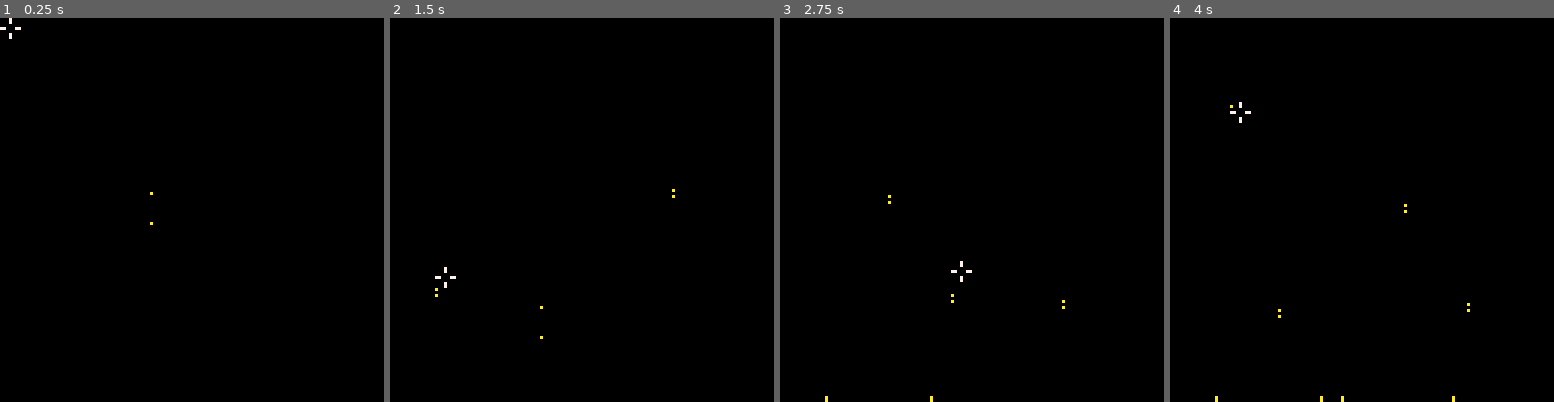
Above: before the commit, frames 1-4 (left to right).
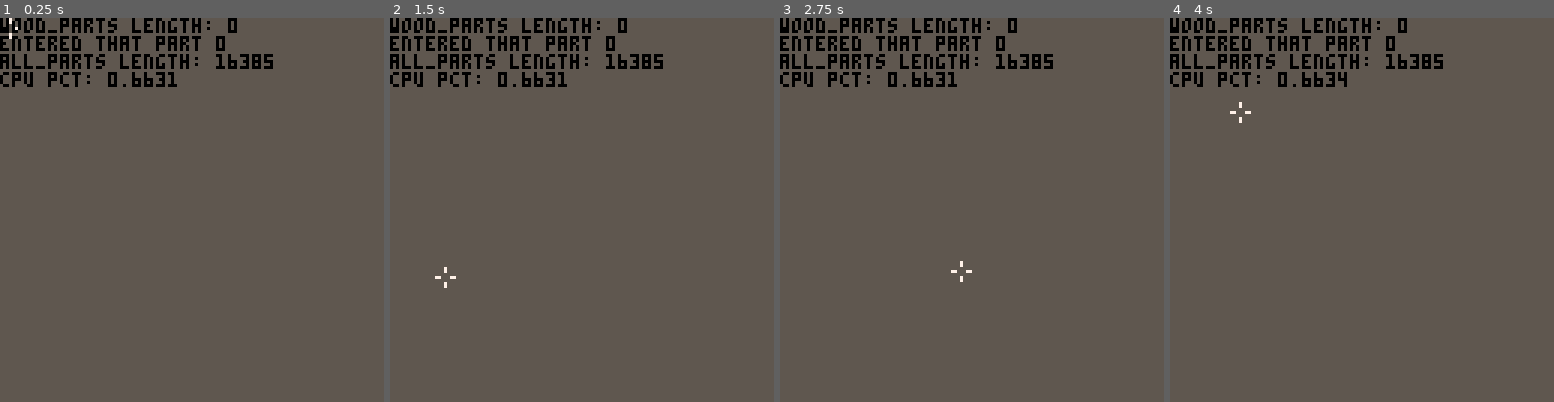
Above: after the commit, the same moments.

Repository: frojo/pico8
Game: PICO-8 cartridge carts/sand.p8
Two runs of this game, one before a commit and one after it. Both use one fixed random seed, a clock stepped at 60 frames per second and the inputs below.
Inputs (mouse positions are in pixels of both pictures, inside the frame that each line leads up to):
- Up to frame 1 (0.25 s): no input
- Up to frame 2 (1.5 s): click (670, 121) at 0.67 s; click (436, 267) at 1.22 s
- Up to frame 3 (2.75 s): click (887, 114) at 1.77 s; click (952, 259) at 2.32 s
- Up to frame 4 (4 s): click (1404, 106) at 2.87 s; click (1465, 256) at 3.42 s; click (1231, 102) at 3.97 s

The runs differ from the first frame. In frame 1, 96% of the frame differs, in the area x 0-100%, y 0-100%; in frame 2, 96%; in frame 3, 96%; in frame 4, 96%.

Commit message:
hell hath broken loose on this sim

Diff:
--- a/carts/sand.p8
+++ b/carts/sand.p8
@@ -2,30 +2,37 @@
 version 16
 __lua__
 
--- based of the gdc tech talk for noita
+-- inspired by the gdc tech talk for noita
 
 debug = true
+debug_check = 0
 
 sand_parts = {}
+wood_parts = {}
+fire_parts = {}
+
+all_parts = {}
 
 sand_col = 10
+wood_col = 4
+fire_col = 8
+bg_col =  0
+
+
 
 function _init()
-
   if debug then
     poke(0x5f2d, 1)
   end
 
+  total_rez = 128 * 128
 
-  test_sand = {}
-  test_sand.x = 50
-  test_sand.y = 50
-  add(sand_parts, test_sand)
-
-  test_sand2 = {}
-  test_sand2.x = 50
-  test_sand2.y = 60
-  add(sand_parts, test_sand2)
+  for i=0,total_rez do
+    part = {}
+    part.x = i % 128
+    part.y = i / 128
+    add(all_parts, part)
+  end
 
 end
 
@@ -33,36 +40,119 @@
 
   if debug then
     if stat(34) == 1 then
-      part = {}
-      part.x = stat(32)
-      part.y = stat(33)
-      add(sand_parts, part)
+      -- part = {}
+      -- part.x = stat(32)
+      -- part.y = stat(33)
+      -- add(sand_parts, part)
+
+      part = new_fire_part(stat(32), stat(33))
+      add(fire_parts, part)
+    elseif stat(34) == 2 then
+      part = new_wood_part(stat(32), stat(33))
+      part.is_burning = true
+      add(wood_parts, part)
     end
   end
 
+  -- sim the sand
   for part in all(sand_parts) do
     if part.y < 127 then
-      if pget(part.x, part.y + 1) != sand_col then
+      if pget(part.x, part.y + 1) == bg_col then
+	part.y += 1
+      elseif pget(part.x + 1, part.y + 1) == bg_col then
+	part.x += 1
+	part.y += 1
+      elseif pget(part.x - 1, part.y + 1) == bg_col then
+	part.x -= 1
 	part.y += 1
       end
     end
   end
 
+  -- sim the wood
+  for part in all(wood_parts) do
+    if part.y < 127 then
+      if pget(part.x, part.y + 1) == bg_col then
+	part.y += 1
+      end
+
+      if part.is_burning then
+	fire_part = new_fire_part(part.x, part.y)
+	add(fire_parts, fire_part)
+	part.burn_time += 1
+      end
+    end
+
+    if part.burn_time > 100 then
+      debug_check += 1
+      del(wood_parts, part)
+    end
+  end
+
+  -- sim the fire
+  for part in all(fire_parts) do
+    part.y -= 1
+    if part.time_in_air > 3 then
+      del(fire_parts, part)
+    else
+      part.time_in_air += 1
+    end
+  end
+end
+
+
+-- returns true iff there is a solid particle at x,y
+function solid_part(x, y)
+  return pget(x, y) != bg_col and pget(x, y) != fire_col
+end
+
+function new_wood_part(x, y)
+  part = {}
+  part.x = x
+  part.y = y
+  part.is_burning = false
+  part.burn_time = 0
+  return part
+end
+
+function new_fire_part(x, y)
+  part = {}
+  part.x = x
+  part.y = y
+  part.time_in_air = 0
+  return part
 end
 
 
 function _draw()
 
   cls(0)
-  for part in all(sand_parts) do
+--   for part in all(sand_parts) do
+--     pset(part.x, part.y, sand_col)
+--   end
+--
+--   for part in all(wood_parts) do
+--     pset(part.x, part.y, wood_col)
+--   end
+--
+--   for part in all(fire_parts) do
+--     pset(part.x, part.y, fire_col)
+--   end
 
-    pset(part.x, part.y, sand_col)
+  for part in all(all_parts) do
+    pset(part.x, part.y, 5)
+  end
 
-  end
 
   if debug then
     -- draw cursor
     spr(1, stat(32), stat(33))
+    color(0)
+    print('wood_parts length: '..#wood_parts)
+    print('entered that part '..debug_check)
+    print('all_parts length: '..#all_parts)
+    print('cpu pct: '..stat(1))
+
   end
 
 end
